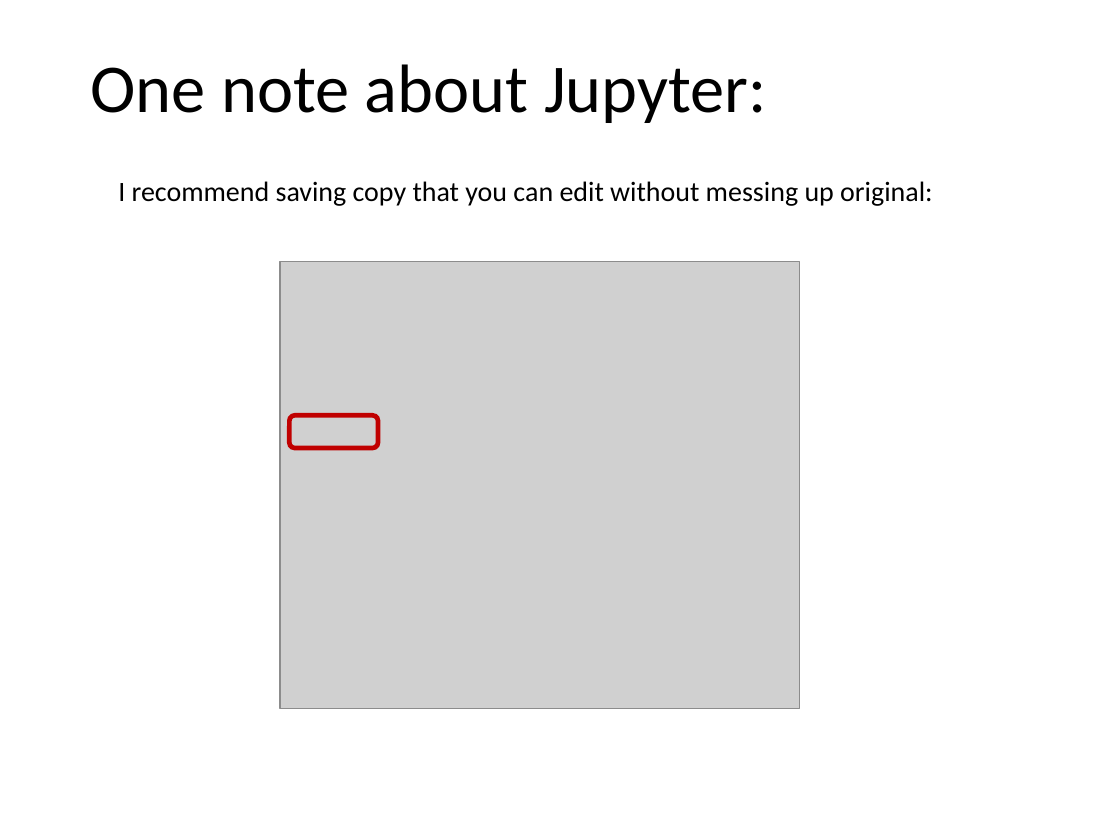
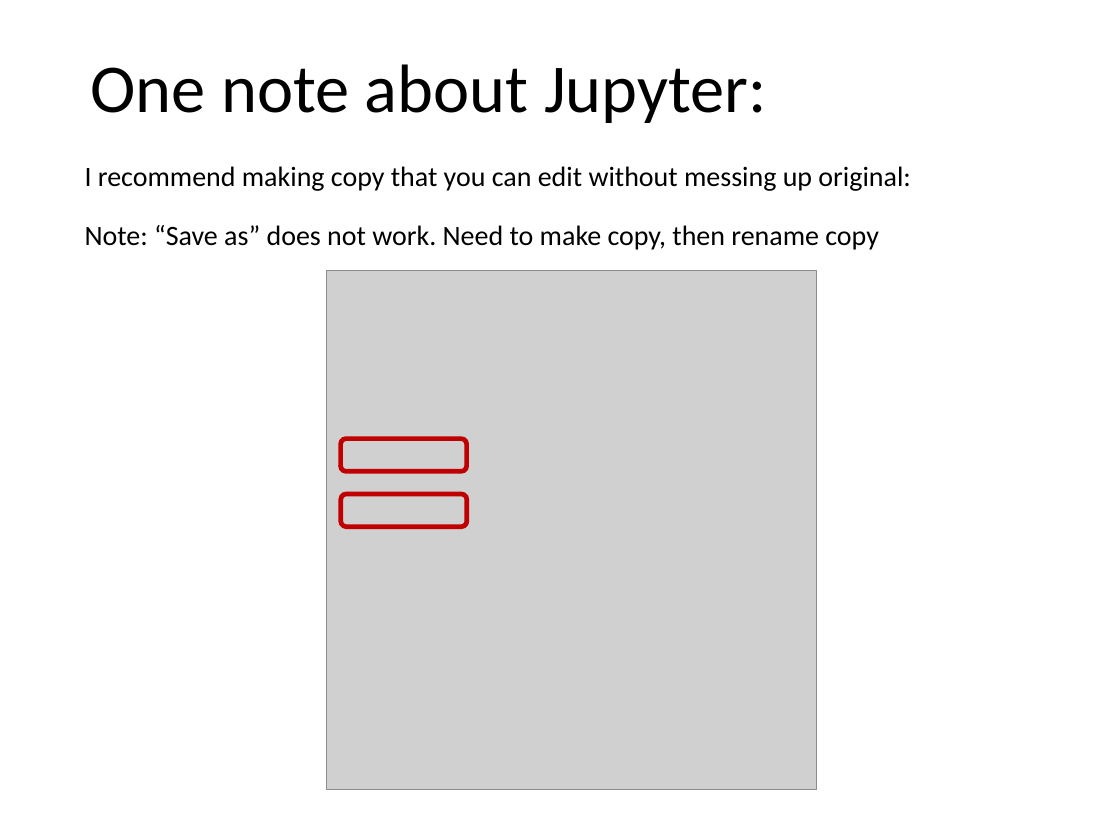
Before and after one commit to tomjhou/MathClassPythonCode, a slide deck: slide 2 of Class3/Lecture3 - Convolution.pptx. Drawn at 1120x840 pixels with LibreOffice and Linux fonts; fonts in the diff are those of the drawing; grey boxes stand for pictures. Boxes give left, top, right and bottom in pixels: in the first picture for what was removed or moved away, otherwise in the second. Text is boxed around its words. In the diff, an @@ line names an element or a change of style, - is before the commit and + after.

Commit message:
Added lectures 4, 5

```diff
--- a/Class3/Lecture3 - Convolution.pptx
+++ b/Class3/Lecture3 - Convolution.pptx
@@ text at (x1=85, y1=166, x2=910, y2=191): text changed @@
-I recommend saving copy that you can edit without messing up original:
+I recommend making copy that you can edit without messing up original:
@@ text added at (x1=85, y1=225, x2=879, y2=250), 18 pt, text #000000 @@
+Note: “Save as” does not work. Need to make copy, then rename copy
@@ picture resized from (x1=280, y1=261, x2=800, y2=709) to (x1=327, y1=271, x2=818, y2=791) @@
@@ rounded rectangle resized from (x1=289, y1=416, x2=377, y2=448) to (x1=340, y1=439, x2=466, y2=472) @@
@@ rounded rectangle added at (x1=340, y1=494, x2=466, y2=526), outline #C00000 3 pt @@
```
Also in this commit, not shown: 1 other slide changed, 7 other files.
